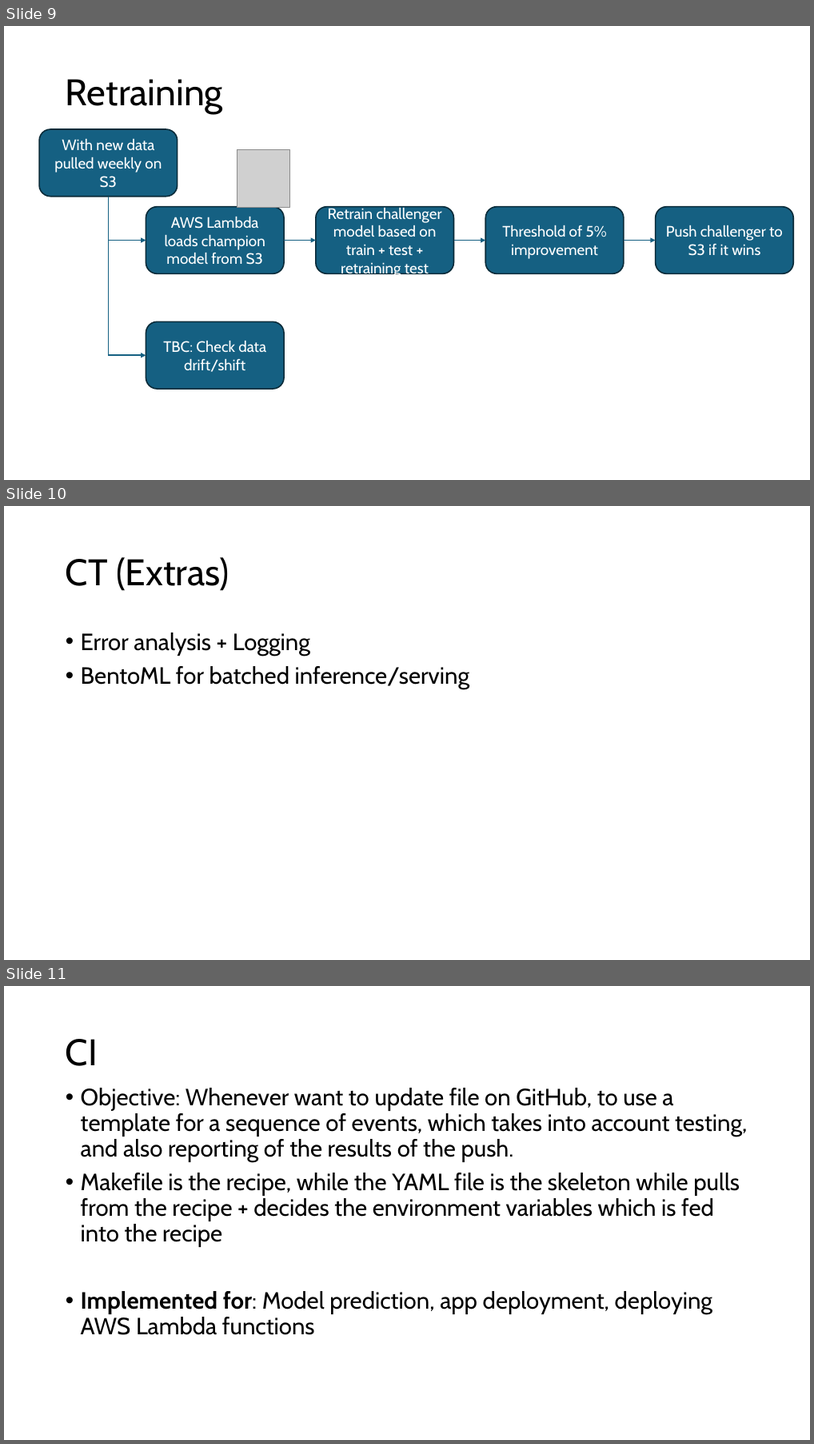
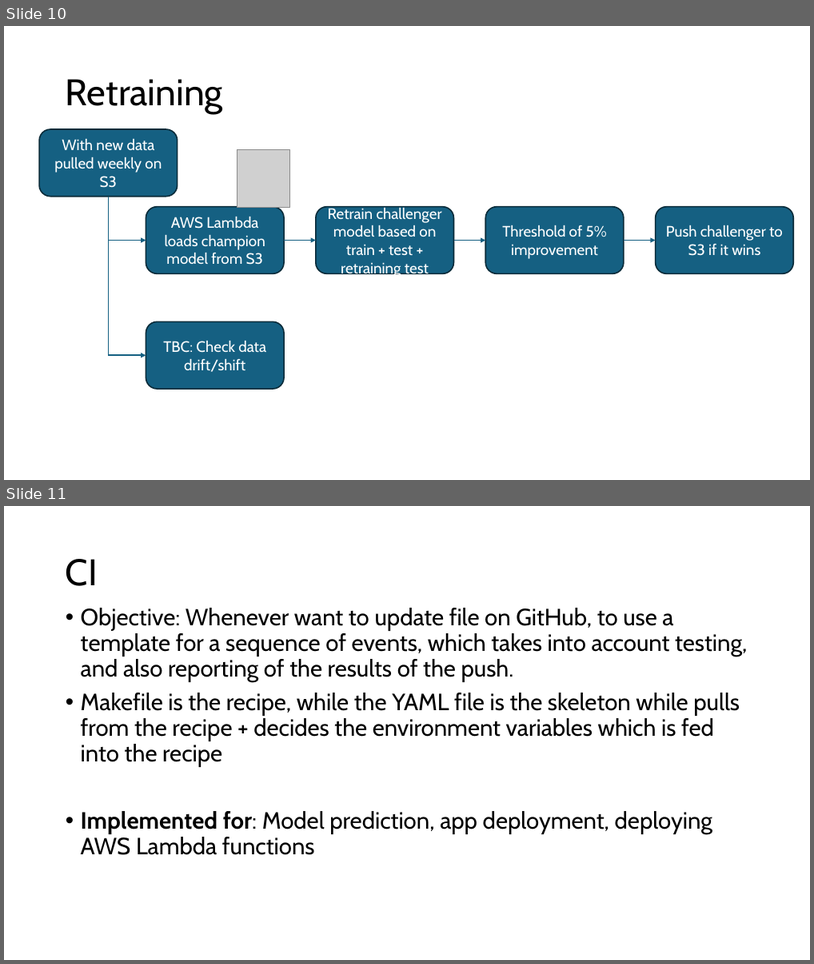
Before and after one commit to ziyu-toh/hdb-resale-prediction, a slide deck: docs/Architecture Overview.pptx. Shown one above the other, each under a label of ours: slides 9, 10 and 11 before the commit, slides 10 and 11 after it. The pictures are 814x1444 and 814x964 pixels, drawn with LibreOffice and Linux fonts; fonts in the diff are those of the drawing; grey boxes stand for pictures. Boxes give left, top, right and bottom in pixels: in the first picture for what was removed or moved away, otherwise in the second. Text is boxed around its words. In the diff, an @@ line names an element or a change of style, - is before the commit and + after.

```diff
--- a/docs/Architecture Overview.pptx
+++ b/docs/Architecture Overview.pptx
@@ slide 10 removed at (4,506,810,960), background #FFFFFF @@
@@ title removed at (66,557,229,591) @@
-CT (Extras)
@@ text removed at (81,632,470,689) @@
-• Error analysis + Logging
-• BentoML for batched inference/serving
@@ what was slide 9 is now slide 10 @@
```
Also in this commit, not shown: 2 slides changed, 1 other slide removed, 8 other files.
